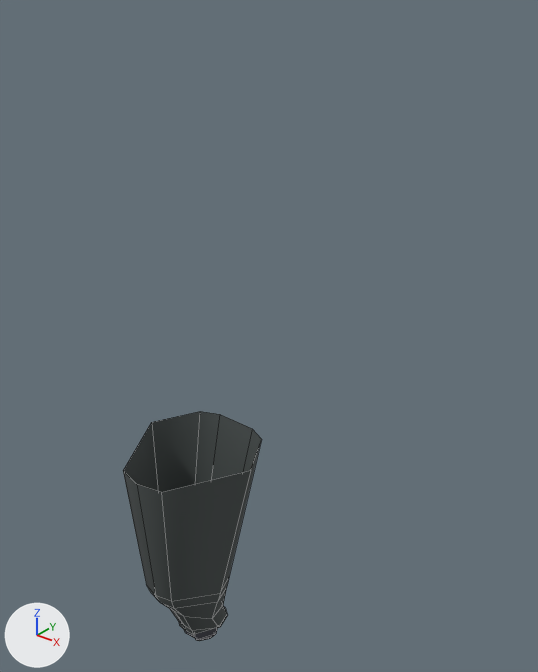
The FBX model Assets/Models/BigFoot_01.fbx as it was, and as the next commit left it.
The view is the same before and after, from a 50 mm lens placed at (190.0, -186.0, 286.0), pointed at (18.0, 30.0, 152.0). Arrows for +X, +Y and +Z are at lower left; the lights stay in place. Mesh edges are drawn as thin lines.

Script lines for the objects in view, before the commit:
```python
me_cylinder_010 = bpy.data.meshes.new('Cylinder.010')
me_cylinder_010.from_pydata(...)  # 91 vertices, 90 faces; spans x -28.9..28.9, y -31.8..27.4, z -7.5..105.0
# faces by material slot: [54, 36]
me_cylinder_010.materials.append(mat_footouter)  # dark grey #484e4d
me_cylinder_010.materials.append(mat_footinner)  # dark grey #40424b
ob_cylinder_001 = bpy.data.objects.new('Cylinder.001', me_cylinder_010)
ob_cylinder_001.location = (0.0, 0.0, 0.0)
```
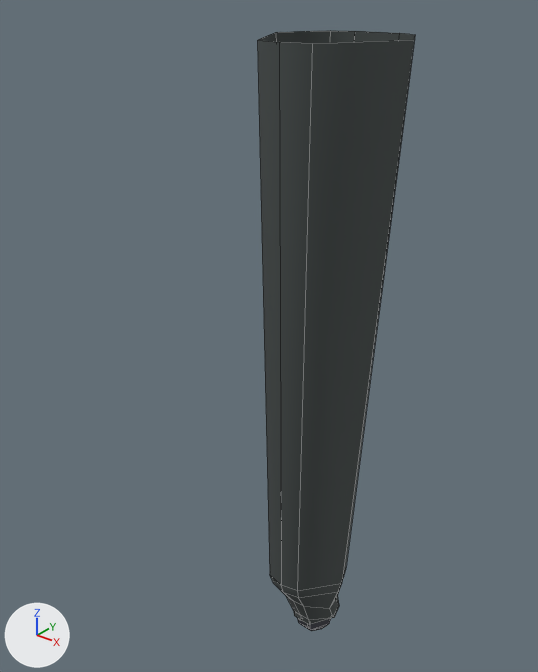
Pixel boxes (x1, y1, x2, y2) of what changed, in the pictures (538 x 672 px; the box of a moved part takes in the faces that stretch with it):
'Cylinder.001', reshaped, moved (14% wider, 162% taller)
    before: (123, 412, 262, 641)
    after: (257, 30, 415, 631)
part 1 of me_cylinder_010, moved or reshaped
    before: (123, 412, 262, 601)
    after: (257, 30, 415, 591)

The edits, one by one:
me_cylinder_010 has 91 vertices, 90 faces and spans x -28.9..28.9, y -31.8..27.4, z -7.5..105.0.
me_cylinder_010 is used by ob_cylinder_001; location (0.0, 0.0, 0.0).
me_cylinder_010 part 1: all 9 vertices in x -28.9..28.9, y -31.8..27.4, z 105.0 are scaled about their middle by (0.967, 0.967, 1), then moved by (0.0, 0.1, 162.0).
Object 'Cylinder.001' (ob_cylinder_001) moves from (0.0, 0.0, 0.0) to (38.7, 38.7, 0.0).
